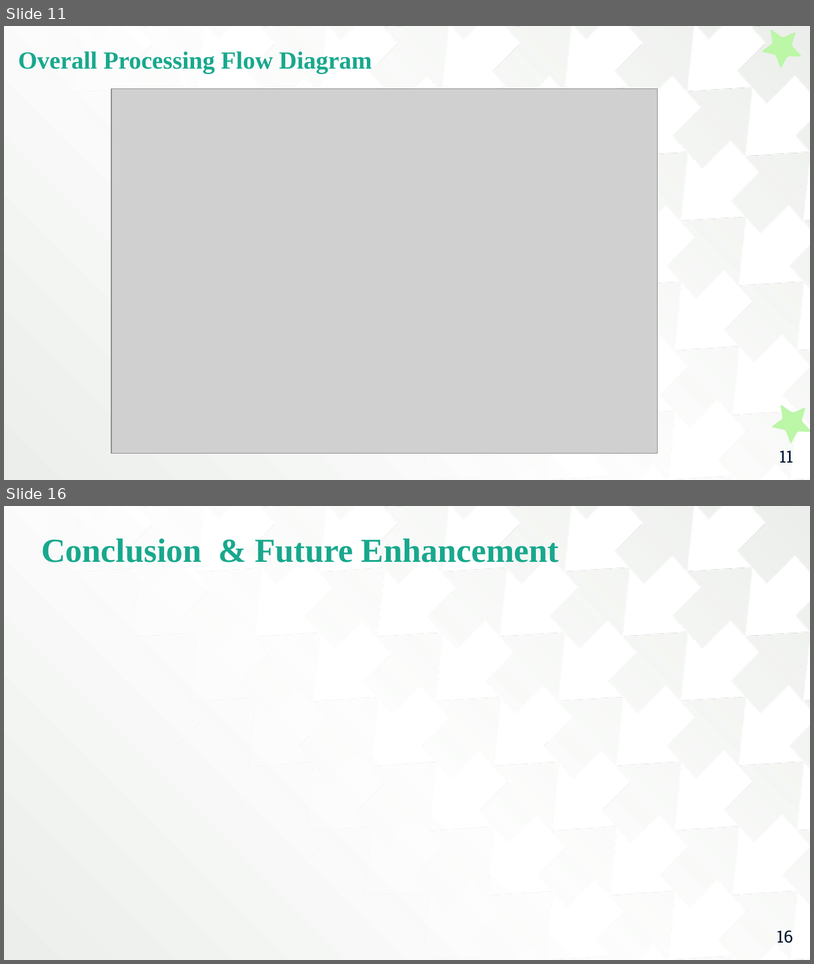
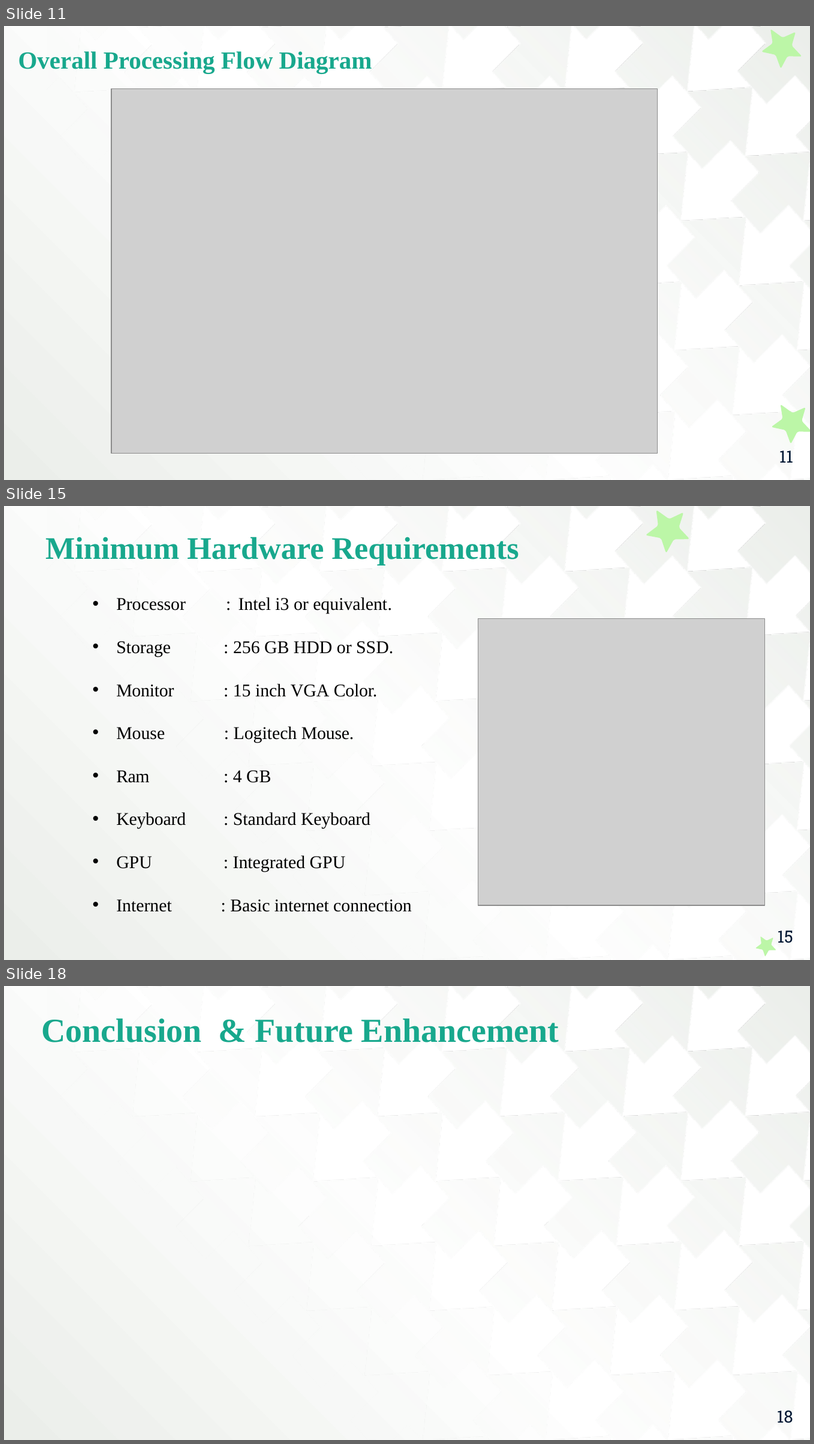
Before and after one commit to ThanigaivelGanapathi/ML-Mini-Project, a slide deck: College Report PPT.pptx. Shown one above the other, each under a label of ours: slides 11 and 16 before the commit, slides 11, 15 and 18 after it; the slides between them are not shown. The pictures are 814x964 and 814x1444 pixels, drawn with LibreOffice and Linux fonts; fonts in the diff are those of the drawing; grey boxes stand for pictures. Boxes give left, top, right and bottom in pixels: in the first picture for what was removed or moved away, otherwise in the second. Text is boxed around its words. In the diff, an @@ line names an element or a change of style, - is before the commit and + after.

```diff
--- a/College Report PPT.pptx
+++ b/College Report PPT.pptx
@@ slide 15 added at (4, 506, 810, 960), background gradient #FFFFFF to #EBEEEA; not listed: 1 template element that a slide beside it also shows @@
@@ freeform shape added at (641, 506, 699, 558), fill #BCF6A7 @@
@@ text added at (45, 537, 519, 565), 28 pt, text #18A88D, bold @@
+Minimum Hardware Requirements
@@ text added at (116, 597, 412, 912), 16 pt, text #000000 @@
+      • Processor : Intel i3 or equivalent.
+      • Storage : 256 GB HDD or SSD.
+      • Monitor : 15 inch VGA Color.
+      • Mouse : Logitech Mouse.
+      • Ram : 4 GB
+      • Keyboard : Standard Keyboard
+      • GPU : Integrated GPU
+      • Internet : Basic internet connection
@@ picture added at (478, 618, 765, 905) @@
@@ freeform shape added at (753, 931, 781, 958), fill #BCF6A7 @@
@@ page number added at (778, 930, 794, 943), 15 pt, text #011733 @@
+15
@@ what was slide 16 is now slide 18 @@
@@ page number at (777, 1410, 794, 1423): text changed @@
-16
+18
```
Also in this commit, not shown: 5 slides changed, 5 other slides added, 5 slides removed.
